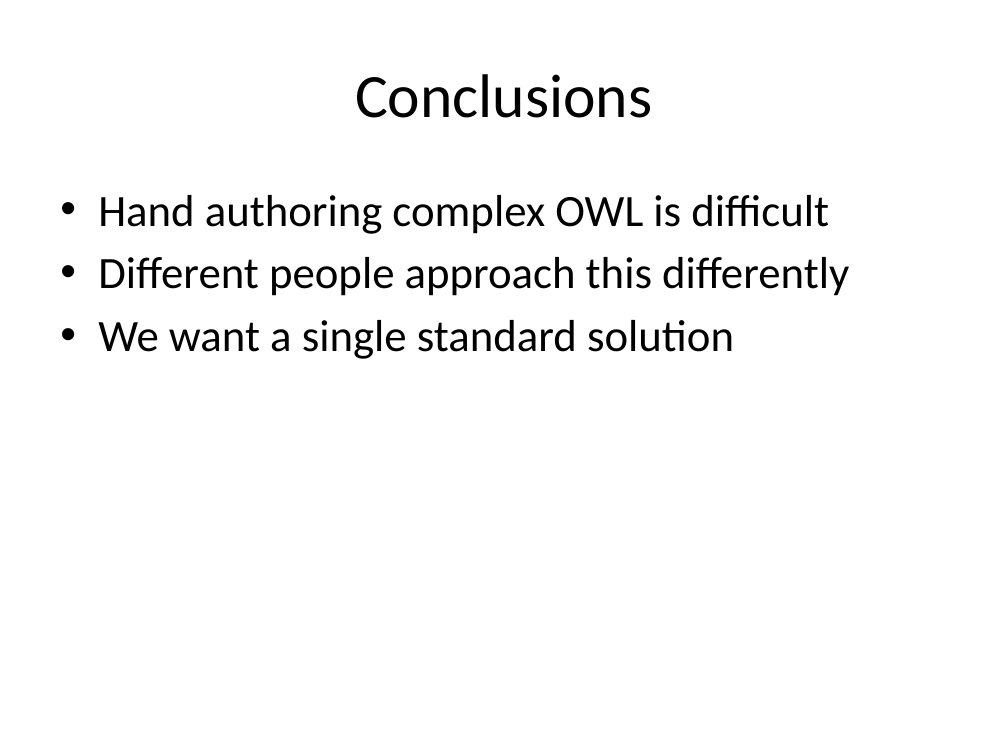
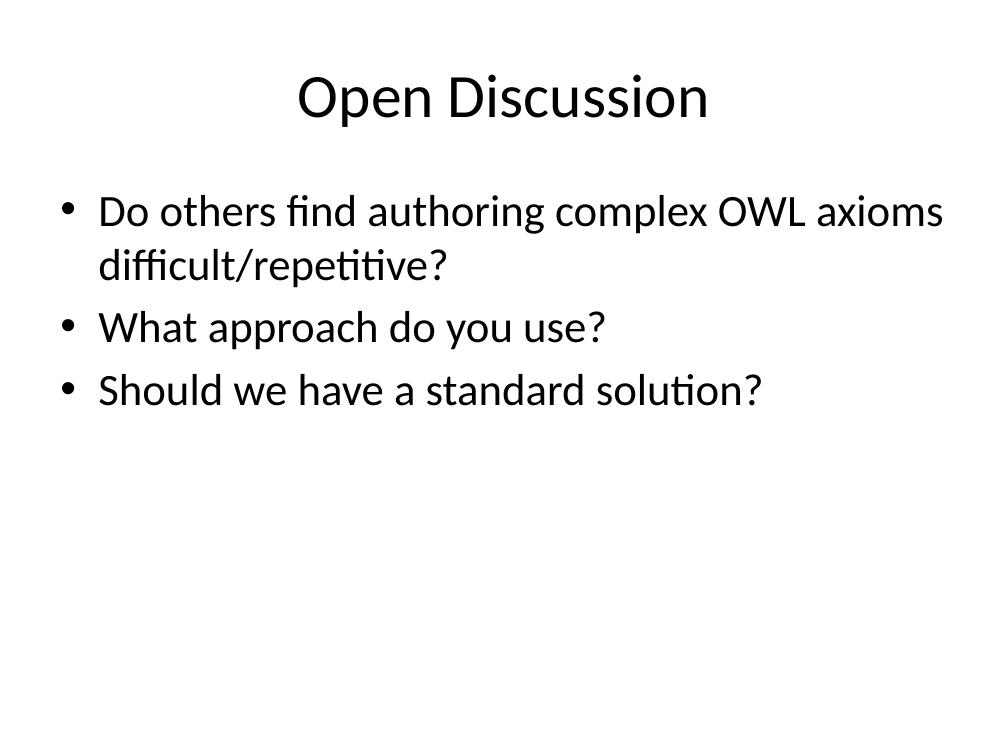
Before and after one commit to cmungall/obo2owl, a slide deck: slide 22 of papers/owled-macros-panel.pptx. Drawn at 1008x756 pixels with LibreOffice and Linux fonts; fonts in the diff are those of the drawing. Boxes give left, top, right and bottom in pixels: in the first picture for what was removed or moved away, otherwise in the second. Text is boxed around its words. In the diff, an @@ line names an element or a change of style, - is before the commit and + after.

```diff
--- a/papers/owled-macros-panel.pptx
+++ b/papers/owled-macros-panel.pptx
@@ title at bbox=[298, 74, 709, 127]: text changed @@
-Conclusions
+Open Discussion
@@ text at bbox=[98, 195, 944, 406]: text changed @@
-• Hand authoring complex OWL is difficult
-• Different people approach this differently
-• We want a single standard solution
+• Do others find authoring complex OWL axioms difficult/repetitive?
+• What approach do you use?
+• Should we have a standard solution?
```
Also in this commit, not shown: 1 other slide changed.
